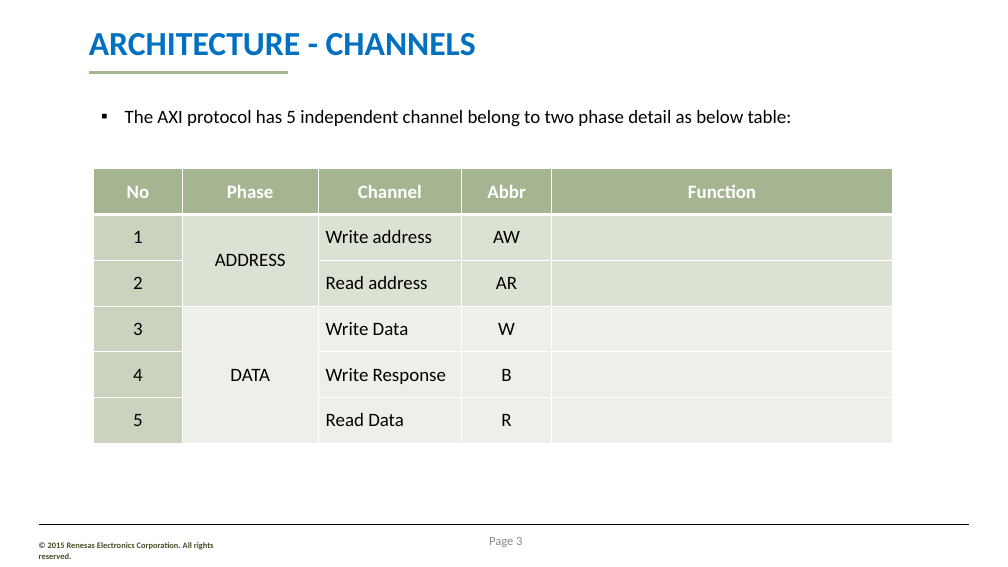
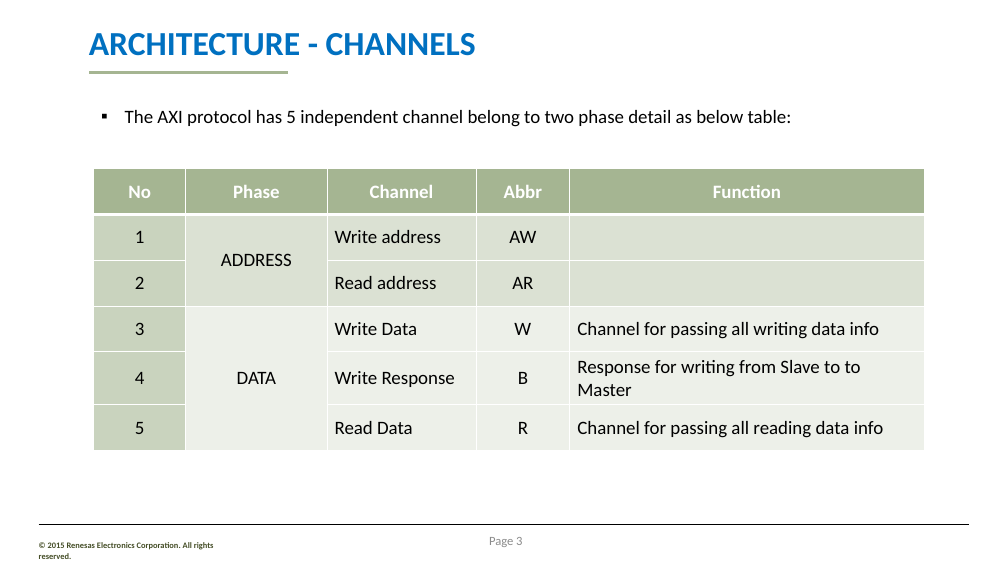
Before and after one commit to nguyenconghuan95/huan.nguyen, a slide deck: slide 3 of AXI_present.pptx. Drawn at 1008x567 pixels with LibreOffice and Linux fonts; fonts in the diff are those of the drawing; background and template pictures are left out. Boxes give left, top, right and bottom in pixels: in the first picture for what was removed or moved away, otherwise in the second. Text is boxed around its words. In the diff, an @@ line names an element or a change of style, - is before the commit and + after.

```diff
--- a/AXI_present.pptx
+++ b/AXI_present.pptx
@@ table at (94, 169, 925, 451) @@
-row 4, column 5: 
+row 4, column 5: Channel for passing all writing data info
-row 5, column 5: 
+row 5, column 5: Response for writing from Slave to to Master
-row 6, column 5: 
+row 6, column 5: Channel for passing all reading data info
@@ table: place and size @@
-table at (94, 169, 893, 443)
+table at (94, 169, 925, 451)
```
Also in this commit, not shown: 1 other slide changed, 1 other file.
